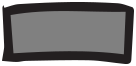
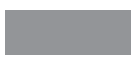
Before/after of a (136, 66) layered artwork. What changed in the layer stack:
painted on "Vector Smart Object" over [2, 2, 134, 64]
removed layer "Layer 2" over [8, 8, 128, 58]
